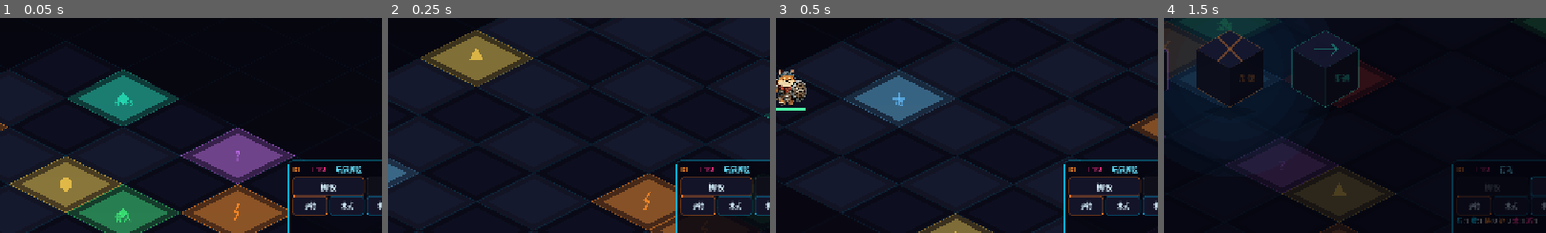
Above: before the commit, frames 1-4 (left to right).
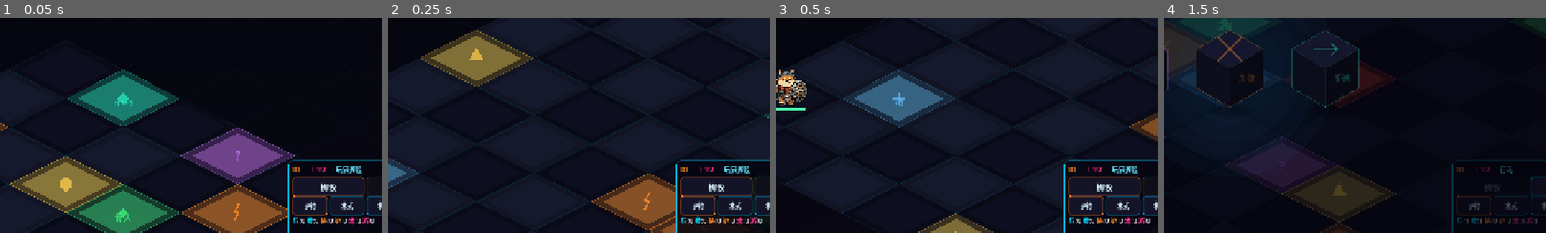
Above: after the commit, the same moments.

Repository: 9G420/CyberTao8
Game: Godot game, scene res://Scenes/Main.tscn
Two runs of this game, one before a commit and one after it. Both use one fixed random seed, a clock stepped at 60 frames per second and the inputs below.
Inputs:
- Up to frame 1 (0.05 s): no input
- Up to frame 2 (0.25 s): no input
- Up to frame 3 (0.5 s): no input
- Up to frame 4 (1.5 s): click "掷骰" at 0.5 s; click "结束回合" at 1.25 s
The pictures show only the part of the screen within x 41-91%, y 38-88%; the shares and areas given below are measured in that part.

The runs differ from the first frame. In frame 1, 0.4% of the frame differs, in the area x 76-98%, y 92-97%; in frame 2, 0.3%; in frame 3, 0.4%; in frame 4, nothing differs.
Error before the commit: Invalid access to property or key 'current_floor' on a base object of type 'Node (BattleFlowController)'. (res://Scripts/UI/DiceDebugPanel.gd:77)

Commit message:
fix: v0.1.76 回归修复 — DiceDebugPanel/Main.gd 直接访问已移除的 current_floor 属性改为 get_current_floor()

Diff:
--- a/CyberTao_Dice_Beast_Protocol/Project/Scripts/Main.gd
+++ b/CyberTao_Dice_Beast_Protocol/Project/Scripts/Main.gd
@@ -331,7 +331,7 @@
 	# 百叶窗合拢后：显示全屏卡牌战斗面板 + 启动战斗
 	_card_battle_panel.visible = true
 	_portrait_hud.visible = false
-	_card_battle_ctrl.start_battle(encounter_id, p_hp, p_max_hp, _battle_flow.current_floor)
+	_card_battle_ctrl.start_battle(encounter_id, p_hp, p_max_hp, _battle_flow.get_current_floor())
 	# 切换为战斗 BGM
 	if is_boss:
 		_audio.play_bgm("bgm_boss")
@@ -526,7 +526,7 @@
 	await _transition.transition_to_battle("异常哨兵", false)
 	_card_battle_panel.visible = true
 	_portrait_hud.visible = false
-	_card_battle_ctrl.start_battle("encounter_01", p_hp, p_max_hp, _battle_flow.current_floor)
+	_card_battle_ctrl.start_battle("encounter_01", p_hp, p_max_hp, _battle_flow.get_current_floor())
 	await _transition.reveal()
 
 func _on_deck_view_requested() -> void:
--- a/CyberTao_Dice_Beast_Protocol/Project/Scripts/UI/DiceDebugPanel.gd
+++ b/CyberTao_Dice_Beast_Protocol/Project/Scripts/UI/DiceDebugPanel.gd
@@ -74,7 +74,7 @@
 		if battle_flow.buff_manager.buff_expired and not battle_flow.buff_manager.buff_expired.is_connected(_on_buff_expired):
 			battle_flow.buff_manager.buff_expired.connect(_on_buff_expired)
 	round_label.text = "R" + str(battle_flow.round_index)
-	floor_label.text = "F" + str(battle_flow.current_floor) + "/" + str(battle_flow.get_max_floor())
+	floor_label.text = "F" + str(battle_flow.get_current_floor()) + "/" + str(battle_flow.get_max_floor())
 	_refresh_crest_pool()
 
 func bind_board_view(board_view: Node) -> void:
@@ -360,13 +360,13 @@
 			enemy_intent_label.text = ""
 		# 刷新层数显示（进入新层后更新）
 		if battle_flow:
-			floor_label.text = "F" + str(battle_flow.current_floor) + "/" + str(battle_flow.get_max_floor())
+			floor_label.text = "F" + str(battle_flow.get_current_floor()) + "/" + str(battle_flow.get_max_floor())
 	_refresh_crest_pool()
 
 func _on_round_changed(round_number: int) -> void:
 	round_label.text = "R" + str(round_number)
 	if battle_flow:
-		floor_label.text = "F" + str(battle_flow.current_floor) + "/" + str(battle_flow.get_max_floor())
+		floor_label.text = "F" + str(battle_flow.get_current_floor()) + "/" + str(battle_flow.get_max_floor())
 
 func _on_dice_rolled(results: Array[String], next_crest_pool: Dictionary) -> void:
 	# 立即更新 crest 池（玩家可在动画期间行动）
